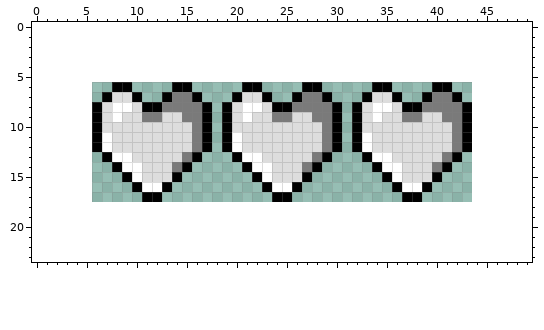
Two versions of one pixel-art sprite, sprites/0Hearts.png. That is the earlier state.
The file is 38x12 pixels. Colours within 5 levels of each other are drawn and written as one. The old version is drawn lined up with the new one, on the new canvas.
And afterwards:
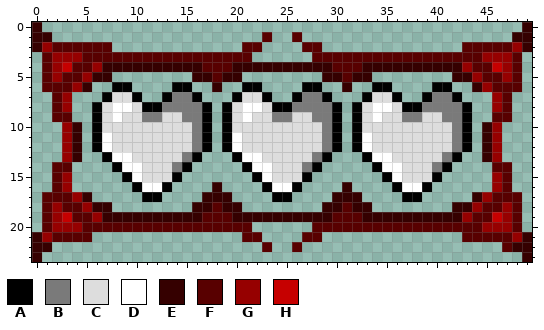
Palette (. is transparent): A #000000  B #7a7a7a  C #dddddd  D #ffffff  E #350000  F #580000  G #960000  H #c60000
Change:
canvas 38x12 -> 50x24, the old top-left corner now at 6,6
Changed rows in their new state; - is an unchanged pixel.
first column x 0:
 0 E------------------------------------------------E
 1 EE---------------------F--F---------------------EE
 2 EGFFFFFF-------------FF----FF--------------FFFFFGE
 3 -FGGGFFFFFFFFFFFFFFFFF------FFFFFFFFFFFFFFFFFGGGF-
 4 -FGHFFGEEEEEEEEEEFFFEEEEEEEEEEFFFEEEEEEEEEEGFFHGF-
 5 -FGFFGEE--------EEFEE--------EEFEE--------EEGFFGF-
 6 -FFFGE------------E------------E------------EGFFF-
 7 --FG------------------------------------------GF--
 8 --FG------------------------------------------GF--
 9 --FF------------------------------------------FF--
10 ---GE----------------------------------------EG---
11 ---GE----------------------------------------EG---
12 ---GE----------------------------------------EG---
13 ---GE----------------------------------------EG---
14 --FF------------------------------------------FF--
15 --FG------------------------------------------GF--
16 --FG--------------E------------E--------------GF--
17 -FFFGE-----------EEE----------EEE-----------EGFFF-
18 -FGFFGEE--------EEFEE--------EEFEE--------EEGFFGF-
19 -FGHFFGEEEEEEEEEEFFFEEEEEEEEEEFFFEEEEEEEEEEGFFHGF-
20 -FGGGFFFFFFFFFFFFFFFFF------FFFFFFFFFFFFFFFFFGGGF-
21 EGFFFF---------------FF----FF--------------FFFFFGE
22 EE---------------------F--F--------------------FEE
23 E------------------------------------------------E
